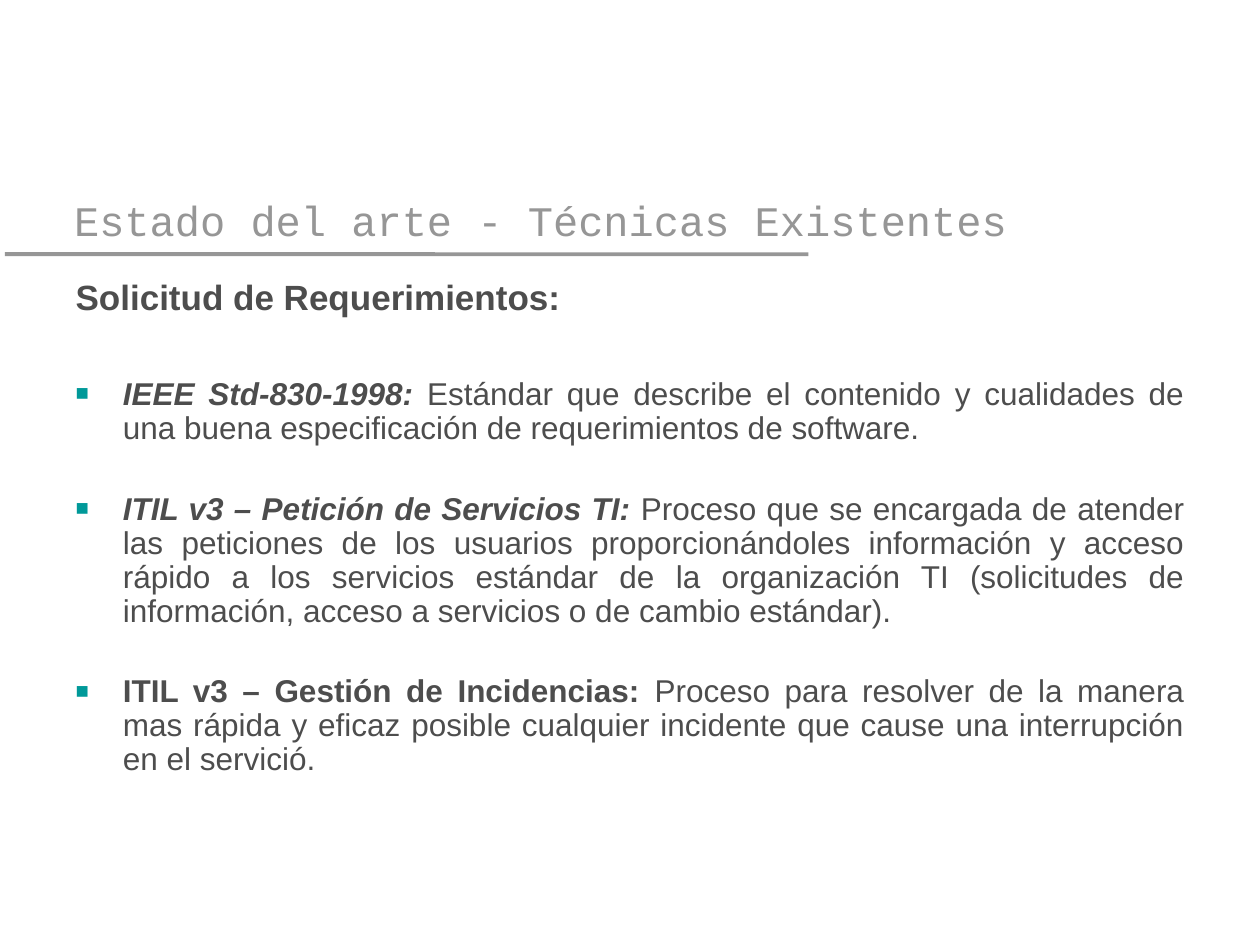
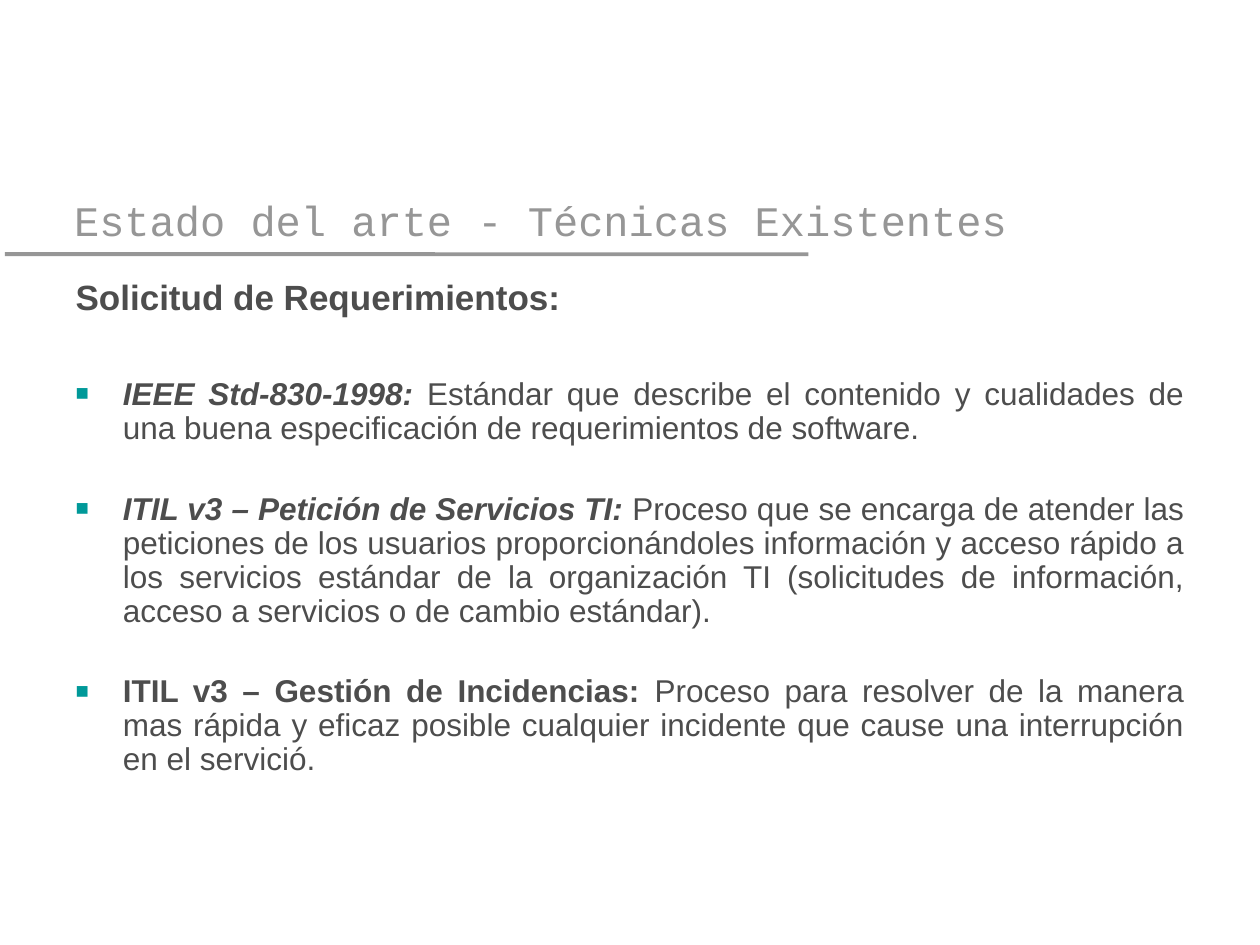
Before and after one commit to yano2h/TESIS, a slide deck: slide 4 of Presentaciones/Plantilla Pres 2_2012.pptx. Drawn at 1260x945 pixels with LibreOffice and Linux fonts; fonts in the diff are those of the drawing; background and template pictures are left out. Boxes give left, top, right and bottom in pixels: in the first picture for what was removed or moved away, otherwise in the second. Text is boxed around its words. In the diff, an @@ line names an element or a change of style, - is before the commit and + after.

Commit message:
Ultimos cambios trabajo

```diff
--- a/Presentaciones/Plantilla Pres 2_2012.pptx
+++ b/Presentaciones/Plantilla Pres 2_2012.pptx
@@ text at (123,497,1184,628): text changed @@
-■ ITIL v3 – Petición de Servicios TI: Proceso que se encargada de atender las peticiones de los usuarios proporcionándoles información y acceso rápido a los servicios estándar de la organización TI (solicitudes de información, acceso a servicios o de cambio estándar).
+■ ITIL v3 – Petición de Servicios TI: Proceso que se encarga de atender las peticiones de los usuarios proporcionándoles información y acceso rápido a los servicios estándar de la organización TI (solicitudes de información, acceso a servicios o de cambio estándar).
```
Also in this commit, not shown: 1 other file.
